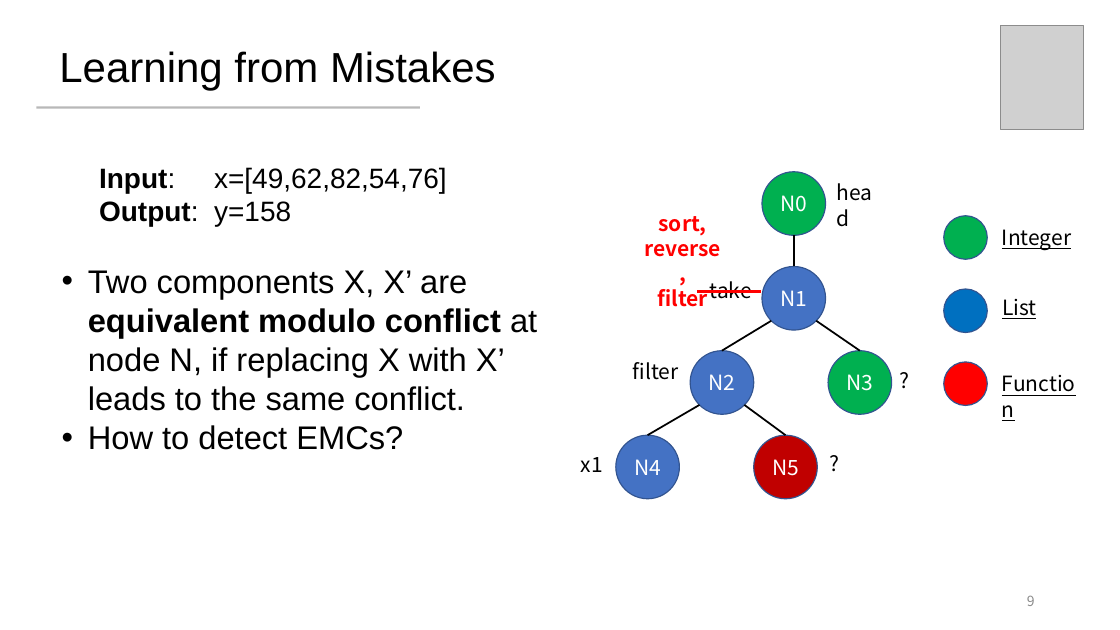
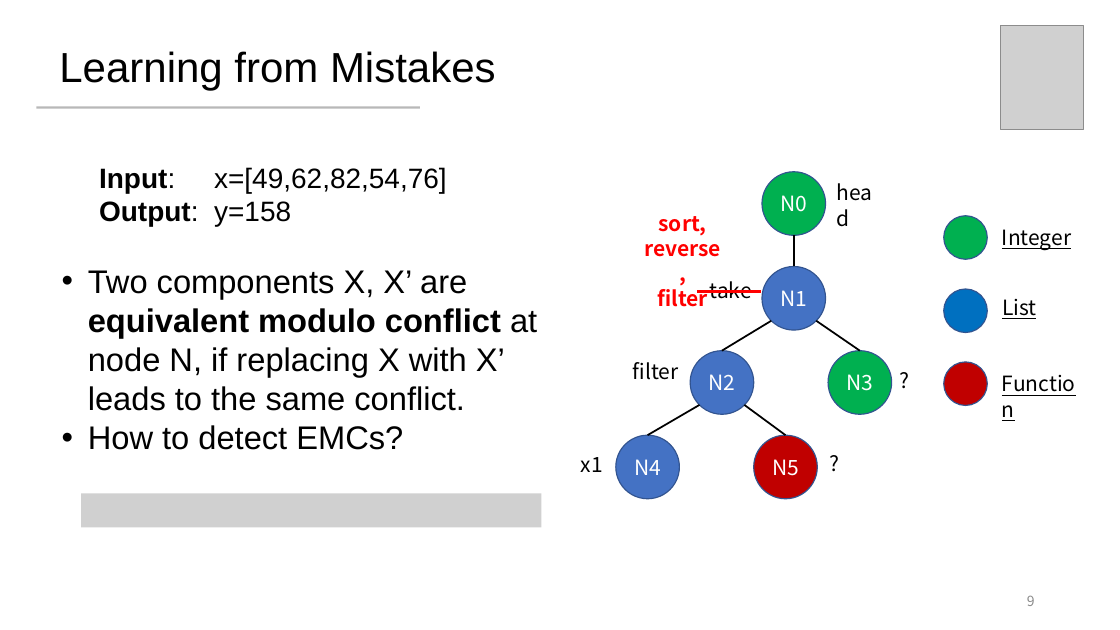
Before and after one commit to wx-csy/program-synthesis, a slide deck: slide 9 of Conflict-Driven.pptx. Drawn at 1120x630 pixels with LibreOffice and Linux fonts; fonts in the diff are those of the drawing; grey boxes stand for pictures. Boxes give left, top, right and bottom in pixels: in the first picture for what was removed or moved away, otherwise in the second. Text is boxed around its words. In the diff, an @@ line names an element or a change of style, - is before the commit and + after.

```diff
--- a/Conflict-Driven.pptx
+++ b/Conflict-Driven.pptx
@@ ellipse at <box>944,362,988,406</box>: fill #FF0000 to #C00000 @@
@@ picture added at <box>82,493,542,527</box> @@
```
Also in this commit, not shown: 9 other slides changed.
